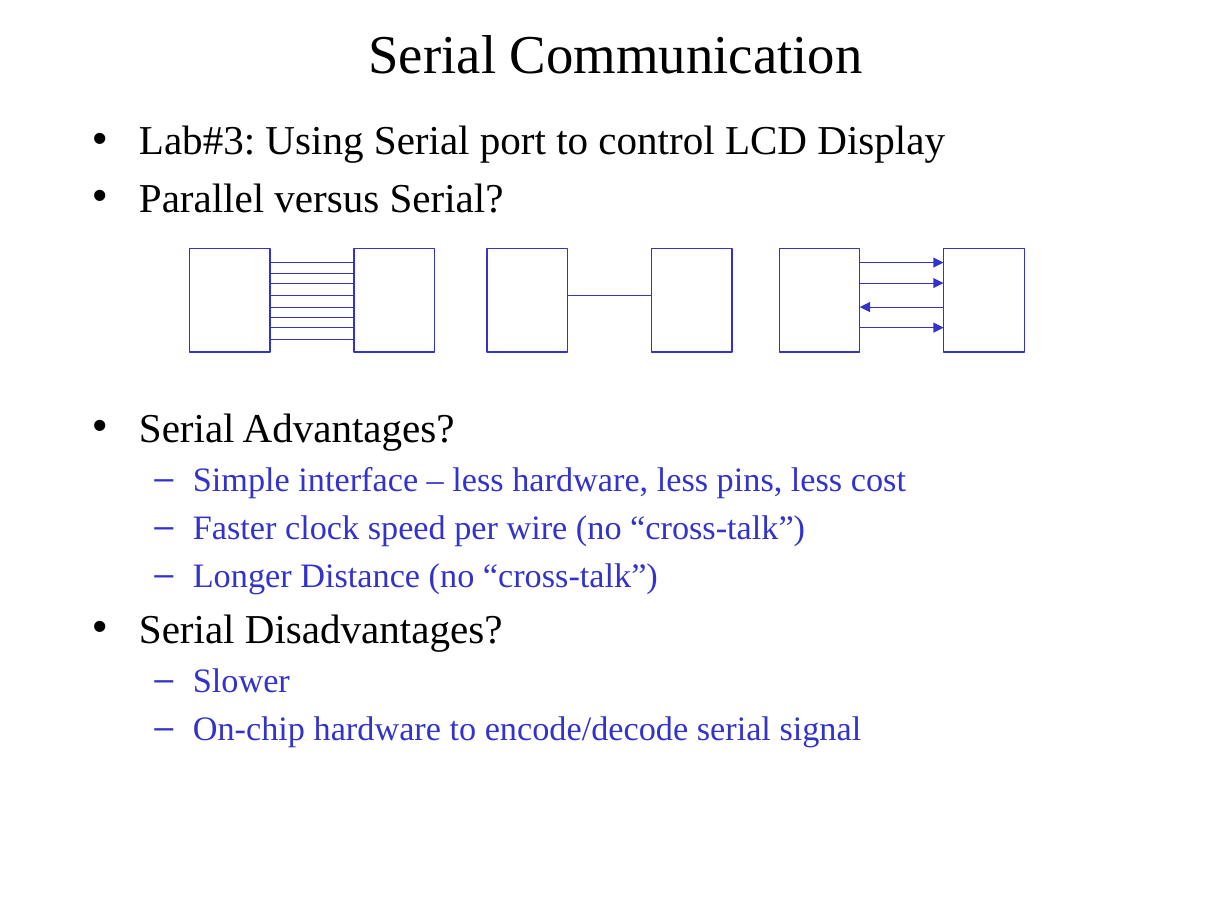
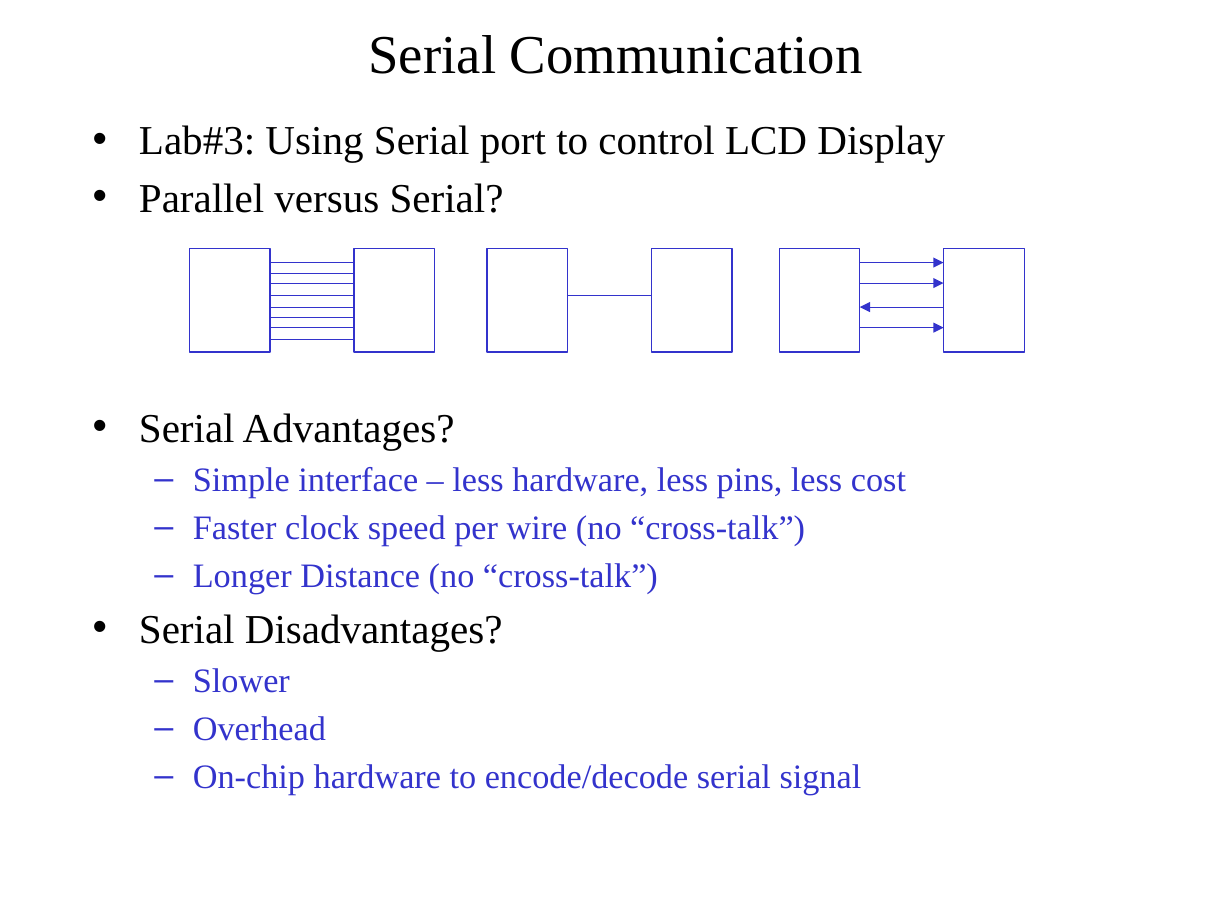
Before and after one commit to pw4rn3r/ECE382, a slide deck: slide 4 of notes/L15/Lsn15.pptx (slide 5 before the commit). Drawn at 1232x924 pixels with LibreOffice and Linux fonts; fonts in the diff are those of the drawing. Boxes give left, top, right and bottom in pixels: in the first picture for what was removed or moved away, otherwise in the second. Text is boxed around its words. In the diff, an @@ line names an element or a change of style, - is before the commit and + after.

```diff
--- a/notes/L15/Lsn15.pptx
+++ b/notes/L15/Lsn15.pptx
@@ text at [193,716,326,741]: paragraph added @@
+  – Overhead
```
Also in this commit, not shown: 3 other slides changed, 9 slides added, 3 slides removed, 1 other file.
